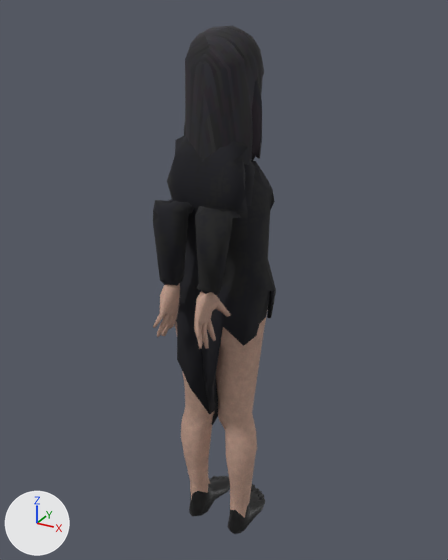
The glTF model assets/models/npc_granddaughter.glb: old version first, new version second.
One viewpoint serves both versions: a 50 mm lens placed at (0.83, -1.468, 1.66), pointed at (-0.002, 0.045, 0.904). The lights are fixed; the arrows at lower left show +X, +Y and +Z. The older version comes first. Where no turn or scale is listed for an object, it has been applied to the vertices. Vertices at exactly the same position are counted once.

Script lines for the objects in view, before the commit:
```python
me_base = bpy.data.meshes.new('base')
me_base.from_pydata(...)  # 1151 vertices, 2298 faces; spans x -0.15..0.15, y -0.23..0.18, z -1.08..0.53
# faces by material slot: [742, 183, 715, 335, 323]
me_base.materials.append(mat_npc_granddaughter_skin)  # picture img_skin_gd
me_base.materials.append(mat_npc_granddaughter_face)  # picture img_face_granddaughter
me_base.materials.append(mat_npc_granddaughter_cloth)  # picture img_torso_dress
me_base.materials.append(mat_npc_granddaughter_leg)  # picture img_skin_gd
me_base.materials.append(mat_npc_granddaughter_shoe)  # picture img_shoe_leather
me_base_001 = bpy.data.meshes.new('base.001')
me_base_001.from_pydata(...)  # 331 vertices, 658 faces; spans x -0.12..0.118, y -0.076..0.161, z 0.095..0.545
me_base_001.materials.append(mat_npc_granddaughter_hair)  # picture img_hair_long
me_base_002 = bpy.data.meshes.new('base.002')
me_base_002.from_pydata(...)  # 760 vertices, 1532 faces; spans x -0.164..0.164, y -0.185..0.149, z -0.679..0.302
me_base_002.materials.append(mat_npc_granddaughter_cloth)  # picture img_torso_dress
ob_cloth_npc_granddaughter = bpy.data.objects.new('Cloth_npc_granddaughter', me_base_002)
ob_cloth_npc_granddaughter.location = (0.0, 0.0, 1.073)
ob_hair_npc_granddaughter = bpy.data.objects.new('Hair_npc_granddaughter', me_base_001)
ob_hair_npc_granddaughter.location = (0.0, 0.0, 1.073)
ob_npc_granddaughter = bpy.data.objects.new('npc_granddaughter', me_base)
ob_npc_granddaughter.location = (0.0, 0.0, 1.073)
```
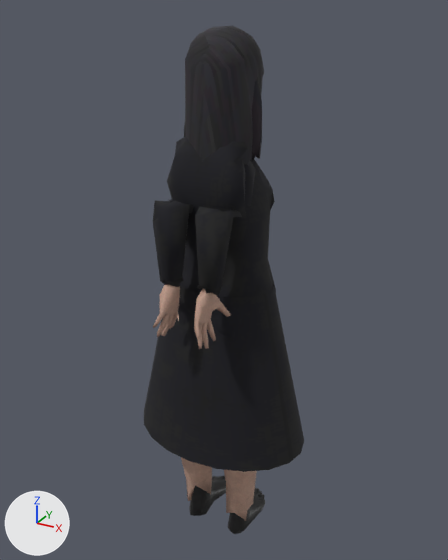
Diff of the bpy script that builds the scene:
```diff
--- a/assets/models/npc_granddaughter.glb.py
+++ b/assets/models/npc_granddaughter.glb.py
@@ mat_npc_granddaughter_skirt @@
+mat_npc_granddaughter_skirt = principled_material('npc_granddaughter_Skirt')
+mat_npc_granddaughter_skirt.texture = img_torso_dress
+mat_npc_granddaughter_skirt.roughness = 0.92
@@ me_base_002 @@
 # used by ob_cloth_npc_granddaughter; location = (0.0, 0.0, 1.073)
-me_base_002.from_pydata(...)  # 760 vertices, 1532 faces; spans x -0.164..0.164, y -0.185..0.149, z -0.679..0.302
+me_base_002.from_pydata(...)  # 622 vertices, 1256 faces; spans x -0.164..0.165, y -0.185..0.149, z -0.379..0.302
+# me_base_002 part 1: 81 vertices moved from x -0.164..0.163, y -0.18..0.138, z -0.57..0.289 to x -0.162..0.163, y -0.179..0.132, z -0.341..0.287; 349 vertices removed from x -0.149..0.164, y -0.185..0.149, z -0.679..0.288; 211 vertices added at x -0.138..0.165, y -0.185..0.149, z -0.379..0.288
 me_base_002.materials.append(mat_npc_granddaughter_cloth)
@@ me_base @@
 # used by ob_npc_granddaughter; location = (0.0, 0.0, 1.073)
-me_base.from_pydata(...)  # 1151 vertices, 2298 faces; spans x -0.15..0.15, y -0.23..0.18, z -1.08..0.53
+me_base.from_pydata(...)  # 951 vertices, 1898 faces; spans x -0.15..0.15, y -0.23..0.18, z -1.08..0.53
+# me_base part 2: 15 vertices moved within x -0.11..0.1, y -0.1..0.16, z -1.05..0.52; 322 vertices removed from x -0.14..0.15, y -0.23..0.18, z -1.08..0.53; 122 vertices added at x -0.14..0.15, y -0.22..0.18, z -1.07..0.53
 me_base.materials.append(mat_npc_granddaughter_skin)
@@ me_base_003 @@
+me_base_003.from_pydata(...)  # 332 vertices, 668 faces; spans x -0.162..0.164, y -0.1..0.123, z -1.019..-0.165
+me_base_003.materials.append(mat_npc_granddaughter_leg)  # picture img_skin_gd
@@ me_skirt_npc_granddaughter @@
+me_skirt_npc_granddaughter.from_pydata(...)  # 80 vertices, 120 faces; spans x -0.286..0.286, y -0.178..0.225, z -0.692..-0.158
+me_skirt_npc_granddaughter.materials.append(mat_npc_granddaughter_skirt)  # picture img_torso_dress
@@ ob_trouser_npc_granddaughter @@
+ob_trouser_npc_granddaughter = bpy.data.objects.new('Trouser_npc_granddaughter', me_base_003)
+ob_trouser_npc_granddaughter.location = (0.0, 0.0, 1.073)
@@ ob_skirt_npc_granddaughter @@
+ob_skirt_npc_granddaughter = bpy.data.objects.new('Skirt_npc_granddaughter', me_skirt_npc_granddaughter)
+ob_skirt_npc_granddaughter.location = (0.0, 0.0, 1.073)
```

Boxes [x1, y1, x2, y2] around the edits, measured in the pictures (448 x 560 px):
'Skirt_npc_granddaughter', added: after [144, 284, 304, 472]
'Cloth_npc_granddaughter', reshaped (30% shorter): before [153, 135, 276, 425]; after [153, 136, 276, 340]
'npc_granddaughter', reshaped: before [153, 283, 270, 534]; after [153, 284, 265, 534]
'Trouser_npc_granddaughter', added: after [177, 314, 257, 521]
part 2 of me_base, built on (mostly hidden afterwards): before [153, 283, 270, 523]; after [154, 285, 263, 517]
